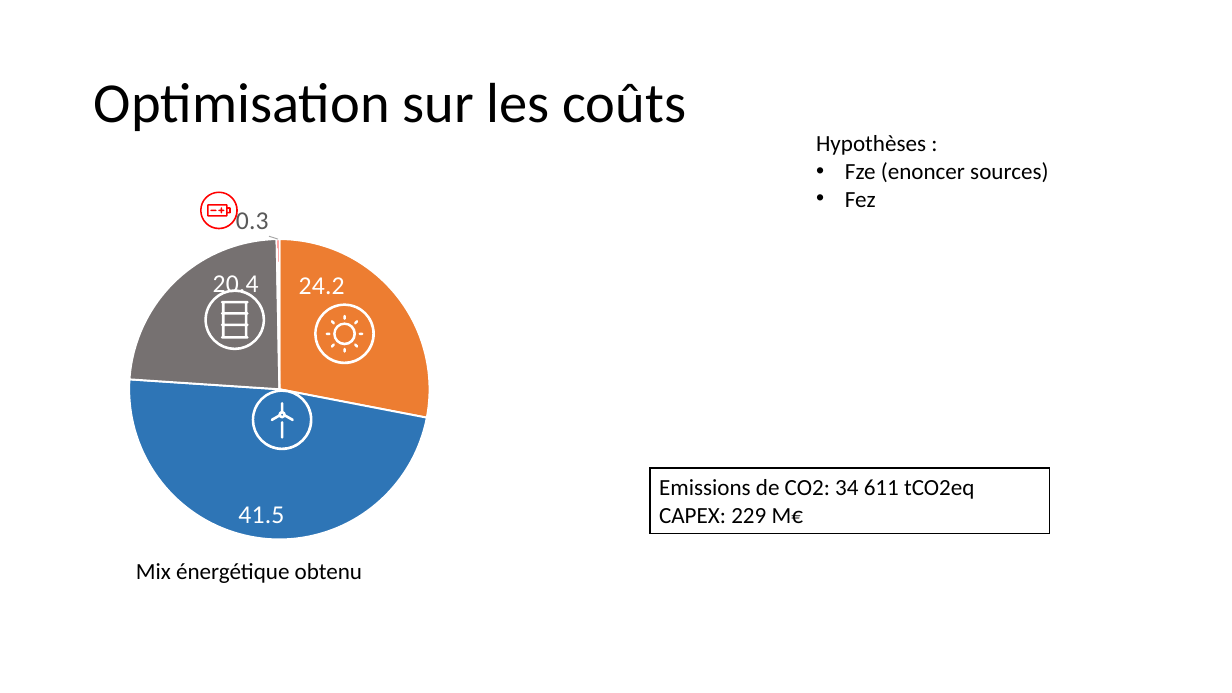
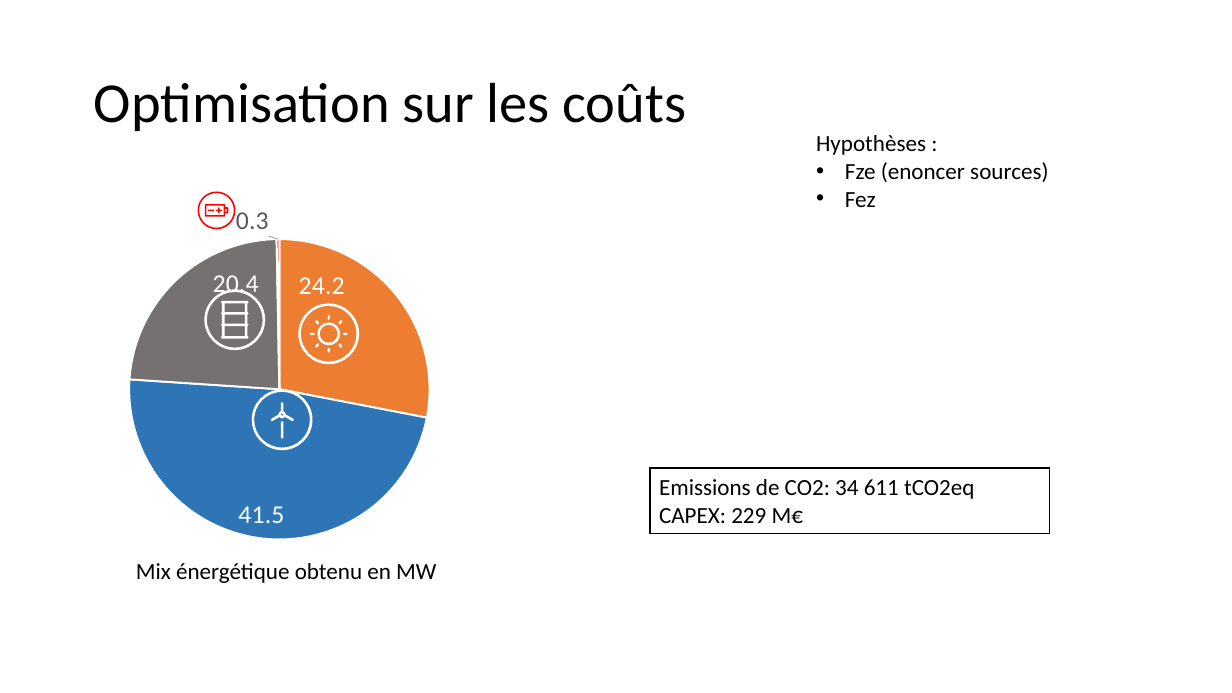
Before and after one commit to cledat/Projet-EA314, a slide deck: slide 6 of rapport.pptx. Drawn at 1232x693 pixels with LibreOffice and Linux fonts; fonts in the diff are those of the drawing. Boxes give left, top, right and bottom in pixels: in the first picture for what was removed or moved away, otherwise in the second. Text is boxed around its words. In the diff, an @@ line names an element or a change of style, - is before the commit and + after.

```diff
--- a/rapport.pptx
+++ b/rapport.pptx
@@ freeform shape at (x1=198, y1=191, x2=236, y2=229): outline redrawn @@
@@ freeform shape at (x1=205, y1=204, x2=229, y2=217): outline redrawn @@
@@ 10 freeform shapes moved together from (x1=314, y1=303, x2=375, y2=364) to (x1=299, y1=303, x2=360, y2=364) @@
@@ text at (x1=136, y1=563, x2=436, y2=583): text changed @@
-Mix énergétique obtenu
+Mix énergétique obtenu en MW
```
Also in this commit, not shown: 9 other slides changed, 1 slide removed, 1 other file.
